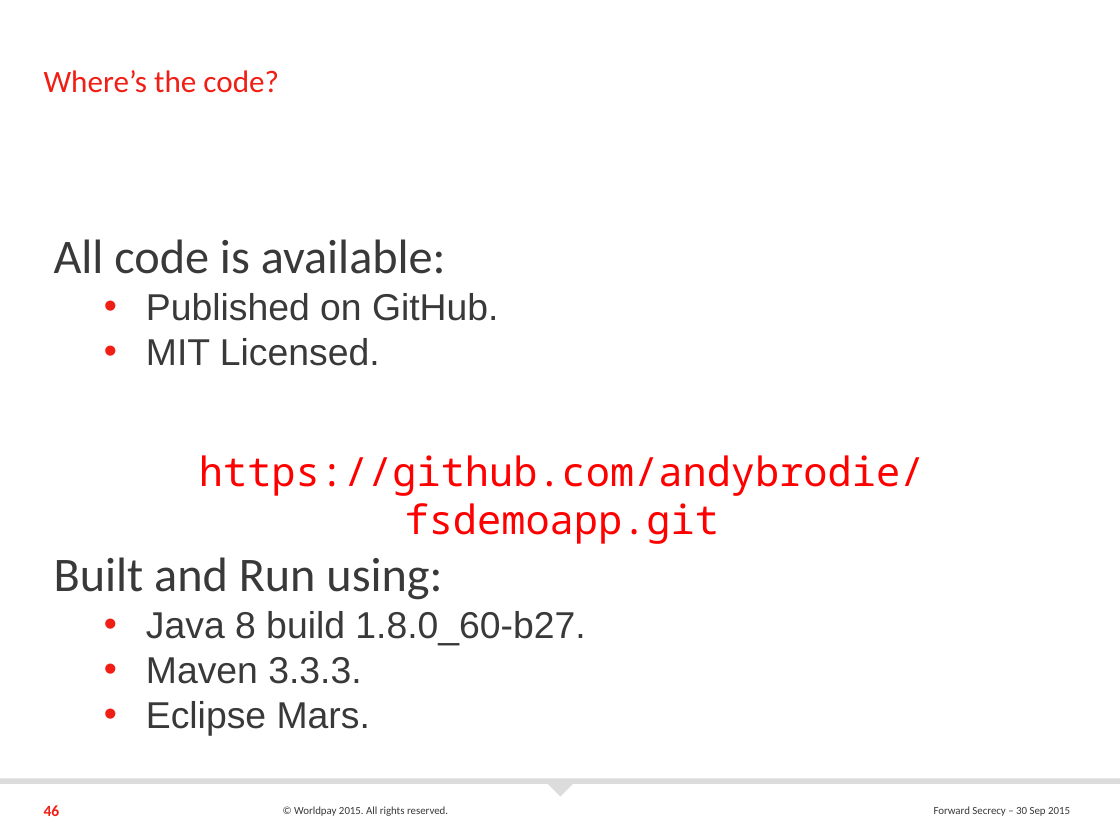
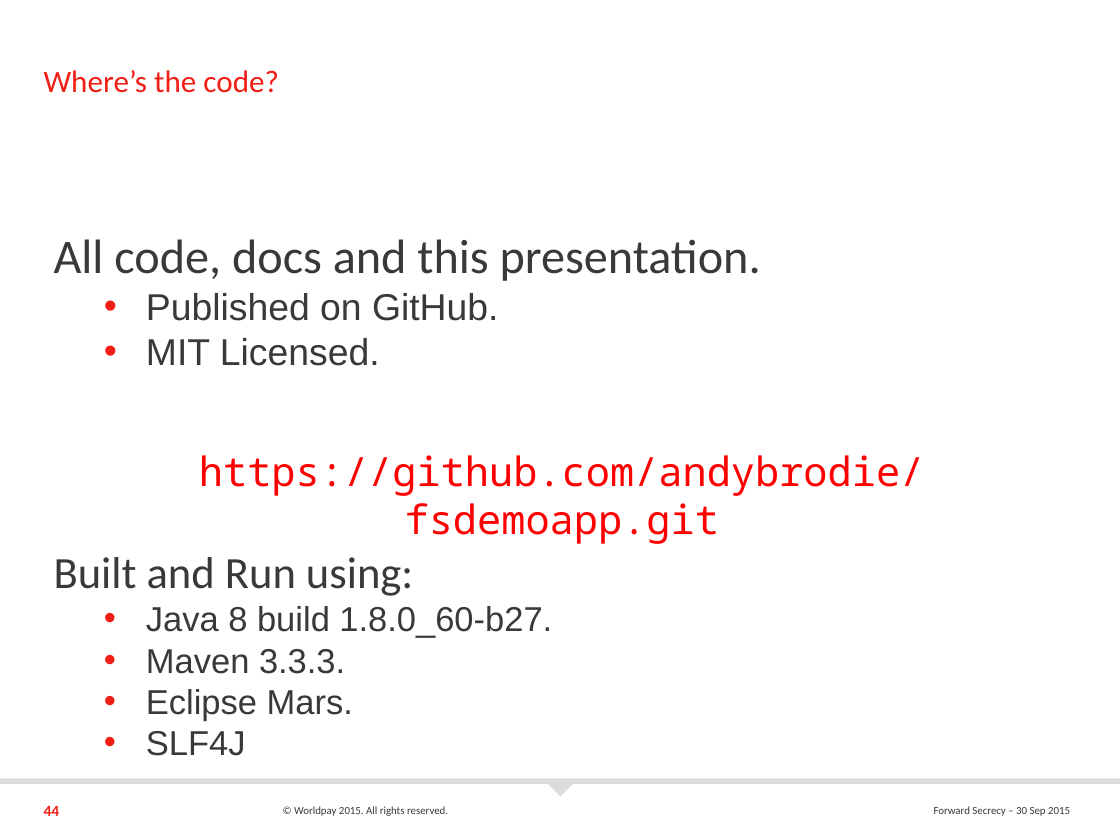
Before and after one commit to andybrodie/fsdemoapp, a slide deck: slide 44 of docs/Forward Secrecy in Java.pptx (slide 46 before the commit). Drawn at 1120x840 pixels with LibreOffice and Linux fonts; fonts in the diff are those of the drawing; background and template pictures are left out. Boxes give left, top, right and bottom in pixels: in the first picture for what was removed or moved away, otherwise in the second. Text is boxed around its words. In the diff, an @@ line names an element or a change of style, - is before the commit and + after.

```diff
--- a/docs/Forward Secrecy in Java.pptx
+++ b/docs/Forward Secrecy in Java.pptx
@@ text at box(54, 239, 761, 281): text changed @@
-All code is available:
+All code, docs and this presentation.
@@ text at box(54, 557, 552, 721): size 31 to 28.7 pt in "Built and Run using:"; size 24 to 22.2 pt in "Java 8 build 1.8.0_60-b27.", "Maven 3.3.3.", "Eclipse Mars." @@
@@ text at box(146, 731, 246, 756): paragraph added @@
+  • SLF4J
@@ page number at box(44, 806, 60, 816): text changed @@
-46
+44
```
Also in this commit, not shown: 7 other slides changed, 2 slides added, 4 slides removed.
